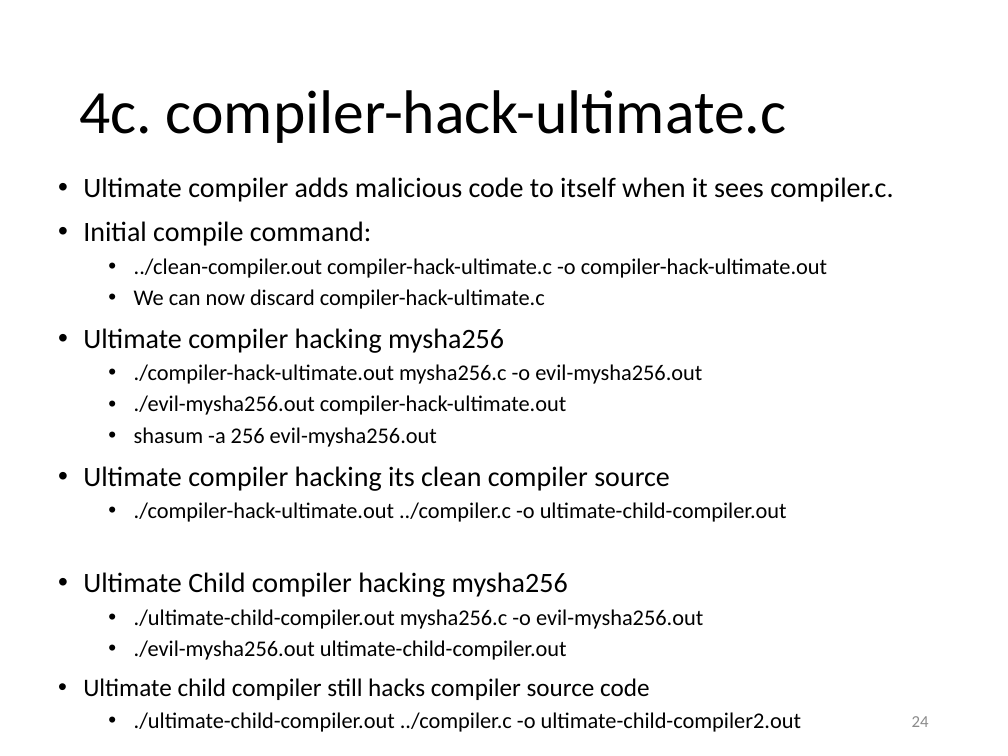
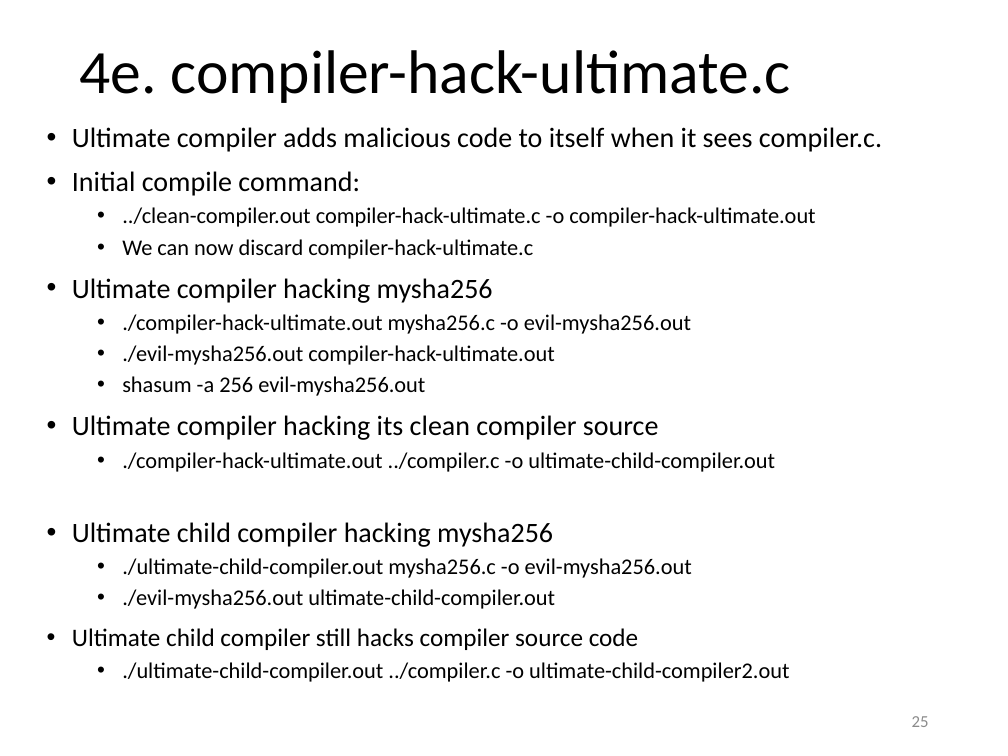
Before and after one commit to yeokm1/reflections-on-trusting-trust, a slide deck: slide 25 of reflections-of-reflecting-trust-slides.pptx (slide 24 before the commit). Drawn at 1008x756 pixels with LibreOffice and Linux fonts; fonts in the diff are those of the drawing. Boxes give left, top, right and bottom in pixels: in the first picture for what was removed or moved away, otherwise in the second. Text is boxed around its words. In the diff, an @@ line names an element or a change of style, - is before the commit and + after.

```diff
--- a/reflections-of-reflecting-trust-slides.pptx
+++ b/reflections-of-reflecting-trust-slides.pptx
@@ title at [79,50,791,103]: text changed @@
-4c. compiler-hack-ultimate.c
+4e. compiler-hack-ultimate.c
@@ text "Ultimate compiler adds malicious code ...": place and size @@
-text "Ultimate compiler adds malicious code ..." at [83,177,893,732]
+text "Ultimate compiler adds malicious code ..." at [72,127,882,682]
@@ text at [72,522,553,547]: text changed @@
-• Ultimate Child compiler hacking mysha256
+• Ultimate child compiler hacking mysha256
@@ page number at [912,716,929,727]: text changed @@
-24
+25
```
Also in this commit, not shown: 9 other slides changed, 14 slides added, 2 slides removed.
